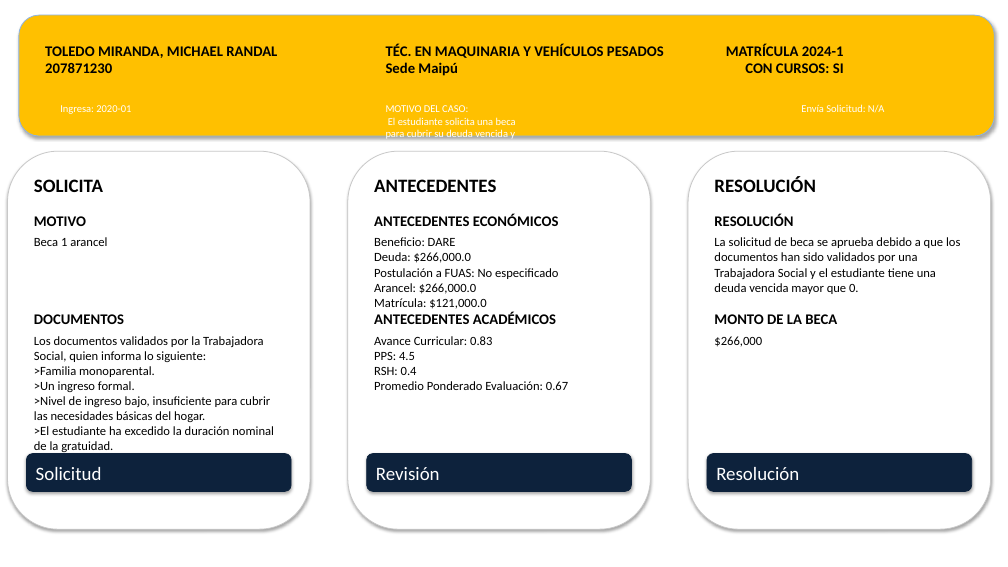
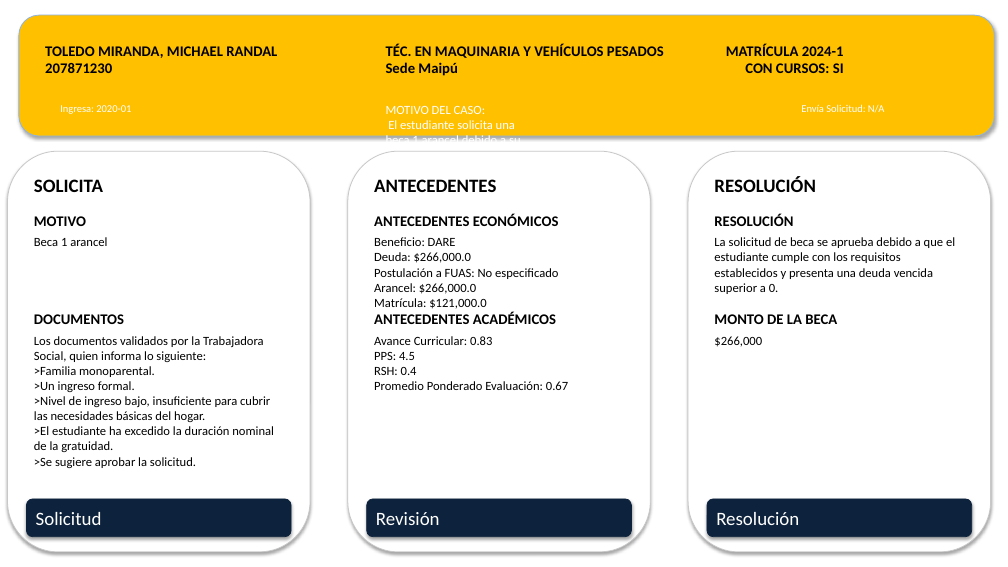
Before and after one commit to davidtroncosop/revdoc_ppt, a slide deck: slide 23 of propuestas_resolucion.pptx. Drawn at 1008x567 pixels with LibreOffice and Linux fonts; fonts in the diff are those of the drawing. Boxes give left, top, right and bottom in pixels: in the first picture for what was removed or moved away, otherwise in the second. Text is boxed around its words. In the diff, an @@ line names an element or a change of style, - is before the commit and + after.

Commit message:
más espacio para la revisón de documentos

```diff
--- a/propuestas_resolucion.pptx
+++ b/propuestas_resolucion.pptx
@@ text at [34, 106, 787, 362]: text changed; size 10 to 12 pt @@
-MOTIVO DEL CASO:
-El estudiante solicita una beca para cubrir su deuda vencida y tiene una situación socioeconómica vulnerable.
+MOTIVO DEL CASO:
+El estudiante solicita una beca 1 arancel debido a su situación económica vulnerable y la validación de documentos por parte de Trabajadora Social.
@@ rounded rectangle: place and size @@
-rounded rectangle at [8, 151, 310, 529]
+rounded rectangle at [8, 151, 310, 552]
@@ rounded rectangle: place and size @@
-rounded rectangle at [348, 151, 650, 529]
+rounded rectangle at [348, 151, 650, 552]
@@ rounded rectangle: place and size @@
-rounded rectangle at [688, 151, 991, 529]
+rounded rectangle at [688, 151, 991, 552]
@@ text at [714, 237, 955, 294]: text changed @@
-La solicitud de beca se aprueba debido a que los documentos han sido validados por una Trabajadora Social y el estudiante tiene una deuda vencida mayor que 0.
+La solicitud de beca se aprueba debido a que el estudiante cumple con los requisitos establecidos y presenta una deuda vencida superior a 0.
@@ 3 rounded rectangles: place and size @@
-3 rounded rectangles at [26, 454, 972, 492]
+3 rounded rectangles at [26, 499, 972, 537]
@@ text in rounded rectangle at [36, 512, 102, 525]: text added @@
+Solicitud
```
Also in this commit, not shown: 28 other slides changed, 2 other files.
